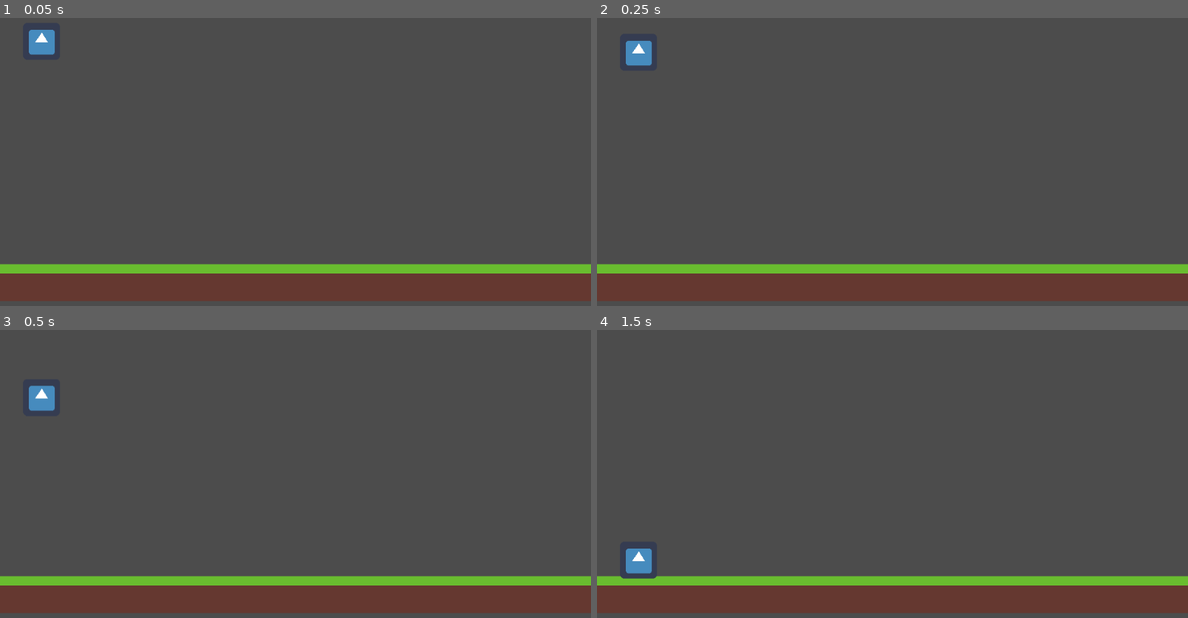
Above: before the commit, frames 1-4 (two rows, left to right).
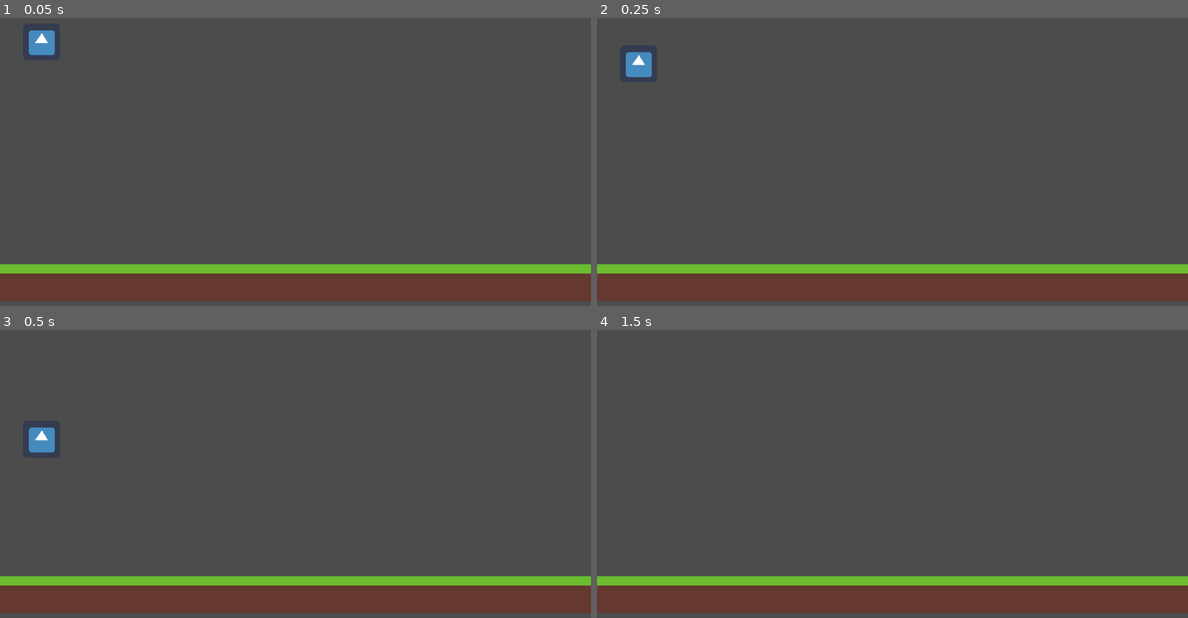
Above: after the commit, the same moments.

Repository: TRushton95/Dashing
Game: Godot game, scene res://World.tscn
Same seed, same stepped clock (60 frames per second), same inputs: the game is played once before the commit and once after it. The engine's default icon, where the game draws it, is replaced by a stand-in: a white triangle on a blue panel in a dark square.
Inputs:
- Up to frame 1 (0.05 s): no input
- Up to frame 2 (0.25 s): no input
- Up to frame 3 (0.5 s): no input
- Up to frame 4 (1.5 s): hold D (move_right, bound only after the commit) 0.53-1.28 s; tap Space (jump, bound only after the commit) at 0.6, 0.77, 1.07, 1.35 s; hold A (move_left, bound only after the commit) from 1.28 s (still down)

The runs differ from the first frame. In frame 1, less than 0.1% of the frame differs, in the area x 4-10%, y 4-14%; in frame 2, 0.4%; in frame 3, 0.8%, in the area x 4-10%, y 19-43%; in frame 4, 0.4%.

Commit message:
Add walk and jump controls to player

Diff:
--- a/Src/Entities/Player/Player.gd
+++ b/Src/Entities/Player/Player.gd
@@ -1,9 +1,23 @@
 extends KinematicBody2D
 
 const MAX_FALL_SPEED = 500
-const GRAVITY_ACCELERATION = 10
+const GRAVITY_ACCELERATION = 20
+const WALK_SPEED = 200
+const JUMP_SPEED = -700
 
 var velocity := Vector2.ZERO
+
+
+func _process(delta: float) -> void:
+	if Input.is_action_pressed("move_left"):
+		velocity.x = -WALK_SPEED
+	elif Input.is_action_pressed("move_right"):
+		velocity.x = WALK_SPEED
+	else:
+		velocity.x = 0
+
+	if Input.is_action_just_pressed("jump"):
+		velocity.y = JUMP_SPEED
 
 
 func _physics_process(delta: float) -> void:
--- a/Src/project.godot
+++ b/Src/project.godot
@@ -14,6 +14,24 @@
 run/main_scene="res://World.tscn"
 config/icon="res://icon.png"
 
+[input]
+
+move_left={
+"deadzone": 0.5,
+"events": [ Object(InputEventKey,"resource_local_to_scene":false,"resource_name":"","device":0,"alt":false,"shift":false,"control":false,"meta":false,"command":false,"pressed":false,"scancode":65,"unicode":0,"echo":false,"script":null)
+ ]
+}
+move_right={
+"deadzone": 0.5,
+"events": [ Object(InputEventKey,"resource_local_to_scene":false,"resource_name":"","device":0,"alt":false,"shift":false,"control":false,"meta":false,"command":false,"pressed":false,"scancode":68,"unicode":0,"echo":false,"script":null)
+ ]
+}
+jump={
+"deadzone": 0.5,
+"events": [ Object(InputEventKey,"resource_local_to_scene":false,"resource_name":"","device":0,"alt":false,"shift":false,"control":false,"meta":false,"command":false,"pressed":false,"scancode":32,"unicode":0,"echo":false,"script":null)
+ ]
+}
+
 [physics]
 
 common/enable_pause_aware_picking=true
